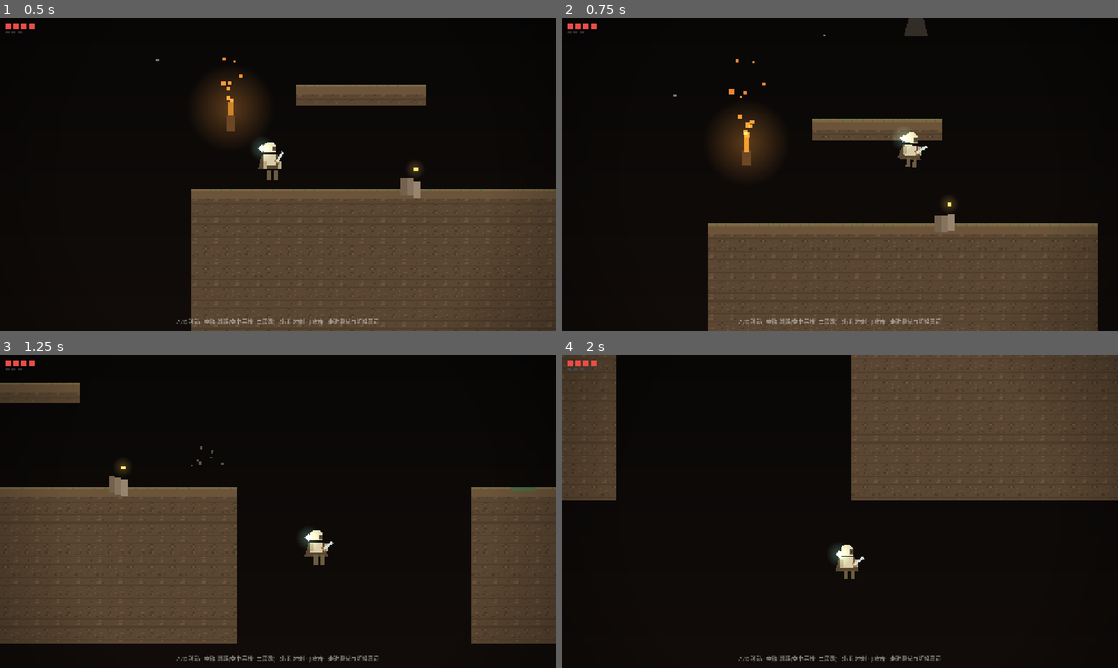
Above: before the commit, frames 1-4 (two rows, left to right).
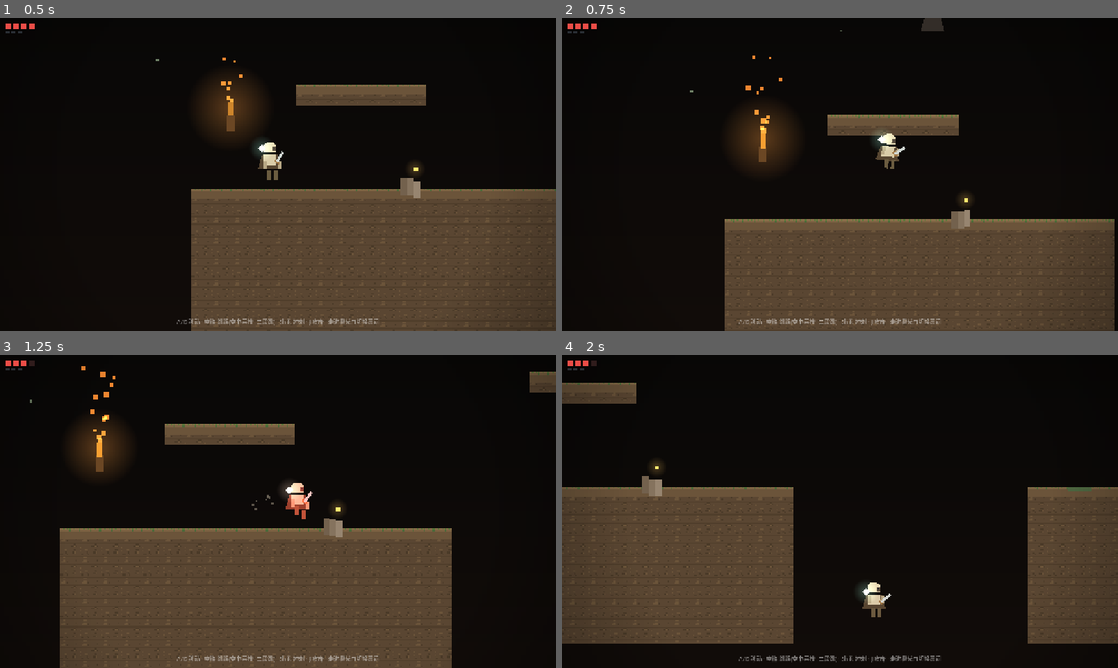
Above: after the commit, the same moments.

Repository: VesselPaper/symbiont
Game: Godot game, scene res://scenes/main.tscn
Two runs of this game, one before a commit and one after it. Both use one fixed random seed, a clock stepped at 60 frames per second and the inputs below.
Inputs:
- Up to frame 1 (0.5 s): no input
- Up to frame 2 (0.75 s): hold D (move_right) from 0.53 s (still down); hold Space (jump) from 0.53 s (still down); tap Shift (dash) at 0.6 s
- Up to frame 3 (1.25 s): keep holding D (move_right); keep holding Space (jump)
- Up to frame 4 (2 s): keep holding D (move_right); release Space (jump) at 1.28 s; tap Space (jump) at 1.35, 1.52, 1.82 s; tap Shift (dash) at 1.55 s

Frame 1 is identical in both runs. In frame 2, 7.8% of the frame differs, in the area x 20-100%, y 0-100%; in frame 3, 42%; in frame 4, 54%, in the area x 0-100%, y 0-93%.

Commit message:
tune: 手感调校——跳高-12%/二段跳-14%/重力+5%、空中操控性大幅降低(1700→800)、修复松键跳变矮逻辑反置(0.45→2.3)、冲刺冷却0.5→1.1s/速度760→520/空中限1次；同步 GDD

Diff:
--- a/client/scripts/player.gd
+++ b/client/scripts/player.gd
@@ -7,22 +7,23 @@
 @export_group("移动")
 @export var run_speed := 240.0
 @export var accel_ground := 2600.0
-@export var accel_air := 1700.0
+@export var accel_air := 800.0         ## 空中加速度（低=空中发飘，更考验起跳时机）
 @export var friction := 2400.0
 
 @export_group("跳跃")
-@export var gravity := 1900.0
-@export var jump_velocity := -560.0
-@export var double_jump_velocity := -500.0
-@export var fall_gravity_mult := 1.5
-@export var low_jump_mult := 0.45
-@export var coyote_time := 0.1
-@export var jump_buffer := 0.12
+@export var gravity := 2000.0
+@export var jump_velocity := -500.0
+@export var double_jump_velocity := -430.0
+@export var fall_gravity_mult := 1.6
+@export var low_jump_mult := 2.3       ## 松键跳变矮（上升中松键 → 重力放大）
+@export var coyote_time := 0.08
+@export var jump_buffer := 0.1
 
 @export_group("冲刺")
-@export var dash_speed := 760.0
-@export var dash_time := 0.16
-@export var dash_cooldown := 0.5
+@export var dash_speed := 520.0
+@export var dash_time := 0.14
+@export var dash_cooldown := 1.1
+@export var max_air_dashes := 1        ## 空中冲刺次数（落地重置）
 
 @export_group("攻击")
 @export var attack_cooldown := 0.35
@@ -39,6 +40,7 @@
 
 # 状态
 var _jumps_left := 1
+var _air_dashes := 1
 var _coyote_timer := 0.0
 var _jump_buffer_timer := 0.0
 var _dash_timer := 0.0
@@ -195,6 +197,7 @@
 	if is_on_floor():
 		_coyote_timer = coyote_time
 		_jumps_left = 1
+		_air_dashes = 1
 
 	var want_attack := Input.is_action_just_pressed("attack")
 
@@ -432,6 +435,11 @@
 
 
 func _start_dash() -> void:
+	# 空中冲刺次数限制（防止无限滞空）
+	if not is_on_floor():
+		if _air_dashes <= 0:
+			return
+		_air_dashes -= 1
 	var input_dir := Input.get_axis("move_left", "move_right")
 	_dash_dir = Vector2(input_dir, 0.0) if input_dir != 0.0 else Vector2(_facing, 0.0)
 	_dash_timer = dash_time
Not shown, changed: doc/游戏设计文档（GDD）.md
